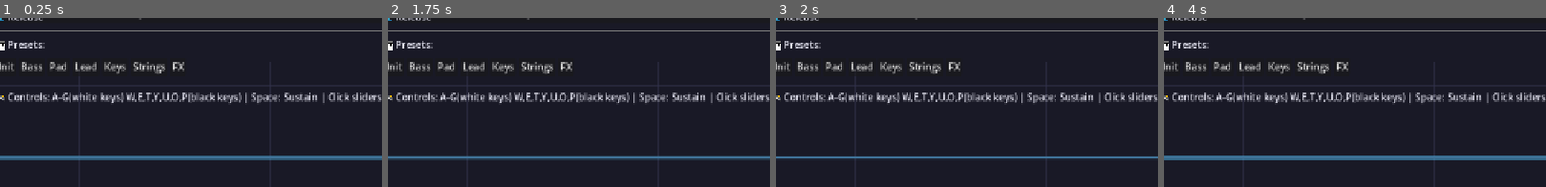
Above: before the commit, frames 1-4 (left to right).
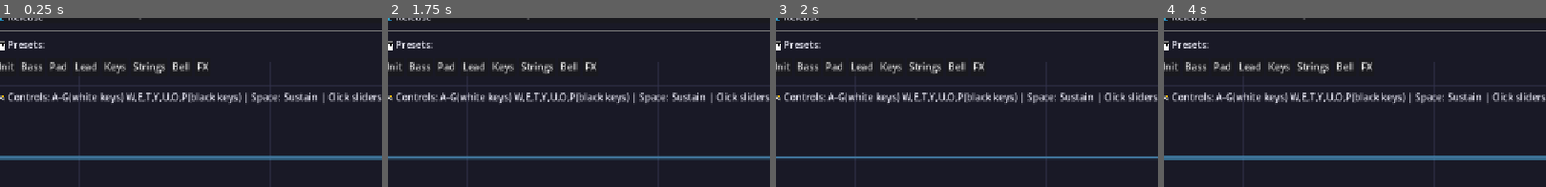
Above: after the commit, the same moments.

Repository: nana-nakajima/wavelet
Game: Godot game, scene res://scenes/main.tscn
Two runs of this game, one before a commit and one after it. Both use one fixed random seed, a clock stepped at 60 frames per second and the inputs below.
Inputs (mouse positions are % of the whole screen's width and height, from its top left):
- Up to frame 1 (0.25 s): no input
- Up to frame 2 (1.75 s): click (26, 43) at 0.5 s, where only the run after the commit has a clickable "Bell"; click "Dark" at 1.25 s
- Up to frame 3 (2 s): no input
- Up to frame 4 (4 s): tap S at 2, 3.5 s; hold D 2.03-2.75 s; tap E at 2.1 s; click "Retro" at 2.75 s; hold S from 3.53 s (still down); tap F at 3.6 s
The pictures show only the part of the screen within x 2-52%, y 29-79%; the shares and areas given below are measured in that part.

The runs differ from the first frame. In frame 1, 0.3% of the frame differs, in the area x 45-55%, y 25-32%; in frame 2, 0.3%; in frame 3, 0.3%; in frame 4, 0.3%.

Commit message:
fix: Correct PresetBell node in main scene
- Fix typo: PresetButton/Bell → PresetBell with correct parent
- This was causing 'Cannot get class MainContainer/PresetsGrid' error

Diff:
--- a/godot/scenes/main.tscn
+++ b/godot/scenes/main.tscn
@@ -176,7 +176,7 @@
 layout_mode=2
 text = "Strings"
 
-[node name="PresetButton" parent="Bell" type="MainContainer/PresetsGrid"]
+[node name="PresetBell" type="Button" parent="MainContainer/PresetsGrid"]
 layout_mode=2
 text = "Bell"
 
